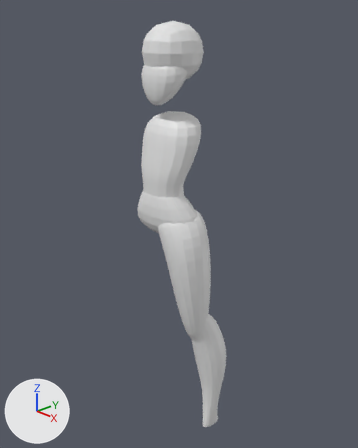
The Blender file Princess Zelda.blend: old version first, new version second.
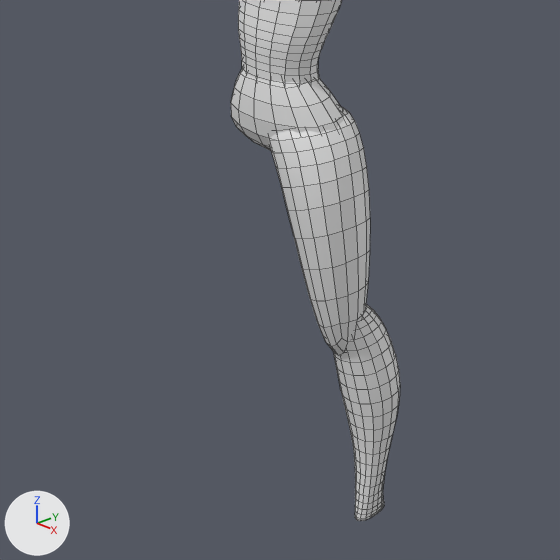
There are two pictures of each version: one whole from a 50 mm lens placed at (1.301, -1.194, 1.687), pointed at (-0.008, 0.041, 0.961), one close up on the part from 5% to 87% of the width and 34% to 100% of the height. The lights are fixed; the arrows at lower left show +X, +Y and +Z. The close-ups show mesh edges as thin lines.

The scene before the commit, as lines of its bpy script (objects in view):
```python
me_cube_002 = bpy.data.meshes.new('Cube.002')
me_cube_002.from_pydata(...)  # 20 vertices, 18 faces; spans x -0.135..0.145, y -0.117..0.132, z 1.057..1.41
me_cube_003 = bpy.data.meshes.new('Cube.003')
me_cube_003.from_pydata(...)  # 12 vertices, 10 faces; spans x -1.97..1.97, y -1.34..0.95, z -1.02..1.72
me_cube_004 = bpy.data.meshes.new('Cube.004')
me_cube_004.from_pydata(...)  # 48 vertices, 44 faces; spans x -0.71..2.55, y -1.25..2.02, z -11.02..0.38
ob_cube_002 = bpy.data.objects.new('Cube.002', me_cube_002)
ob_cube_002.location = (0.0, 0.0, 0.0)
_m = ob_cube_002.modifiers.new('Subdivision', 'SUBSURF')
_m.levels = 3
ob_cube_003 = bpy.data.objects.new('Cube.003', me_cube_003)
ob_cube_003.location = (0.0, 0.0, 1.006)
ob_cube_003.scale = (0.103, 0.103, 0.103)
_m = ob_cube_003.modifiers.new('Subdivision', 'SUBSURF')
_m.levels = 3
ob_cube_004 = bpy.data.objects.new('Cube.004', me_cube_004)
ob_cube_004.location = (0.0, -0.02, 1.043)
ob_cube_004.scale = (0.0887, 0.0887, 0.0887)
_m = ob_cube_004.modifiers.new('Subdivision', 'SUBSURF')
_m.levels = 3
```
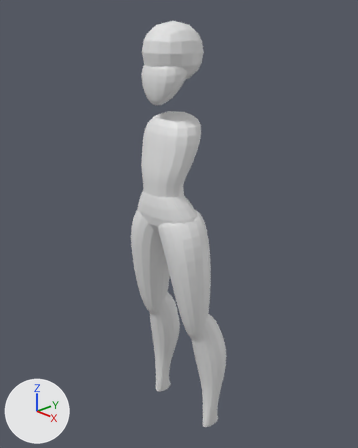
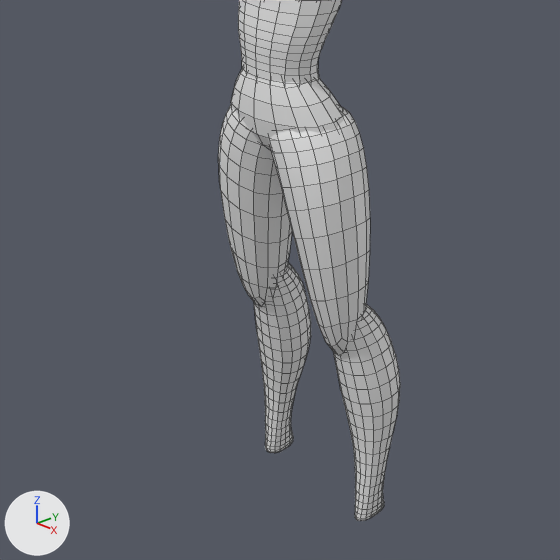
Where the newer file only moved an object's origin or applied its transform, the numbers keep the older frame.

Pixel boxes [x1, y1, x2, y2] of what changed, in the close-ups (560 x 560 px):
'Cube.004', reshaped (39% wider): before [269, 107, 400, 521]; after [218, 105, 400, 521]
part 1 of me_cube_004, added: after [218, 105, 292, 307]
part 2 of me_cube_004, added: after [254, 263, 311, 453]

The change, as a diff of the scene's bpy script:
```diff
--- a/Princess Zelda.blend.py
+++ b/Princess Zelda.blend.py
@@ me_cube_004 @@
 # used by ob_cube_004; location = (0.0, -0.02, 1.043); scale = (0.0887, 0.0887, 0.0887)
-me_cube_004.from_pydata(...)  # 48 vertices, 44 faces; spans x -0.71..2.55, y -1.25..2.02, z -11.02..0.38
+me_cube_004.from_pydata(...)  # 96 vertices, 88 faces; spans x -2.35..2.55, y -1.25..2.02, z -11.02..0.4
+# me_cube_004 part 1: the loose piece of 16 vertices spanning x -0.71..2.32, y -1.25..1.08, z -6.5..0.38 is copied, and the copy is mirrored in x about its middle, then moved by (-1.48, 0.0, 0.02); it spans x -2.19..0.84, y -1.25..1.08, z -6.48..0.4
+# me_cube_004 part 2: a new loose piece of 32 vertices spanning x -2.35..-0.64, y -0.27..2.02, z -11.0..-4.16
```
